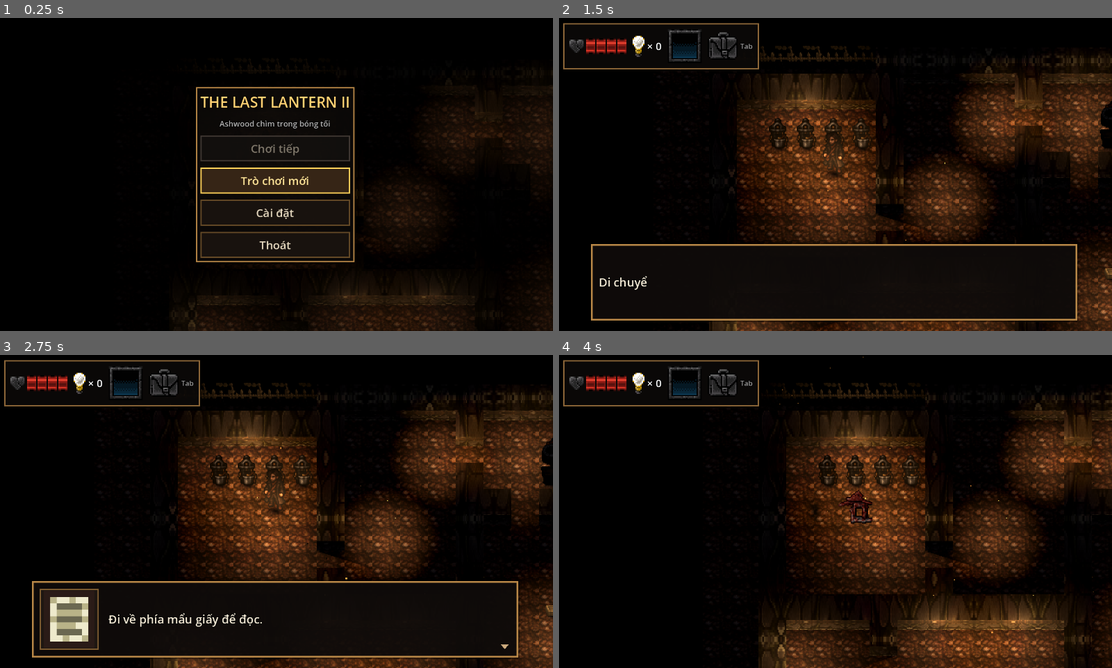
Above: before the commit, frames 1-4 (two rows, left to right).
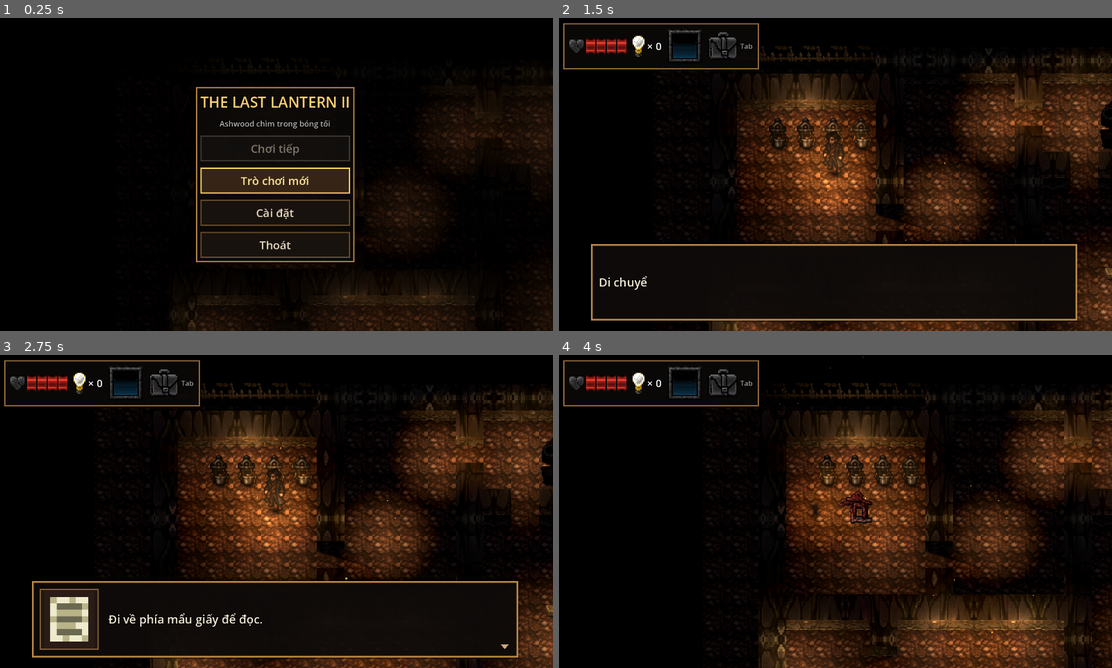
Above: after the commit, the same moments.

Repository: TienDungwork/The-Last-Lantern
Game: Godot game, scene res://src/game.tscn
The game is run twice, just before and just after one commit, with the same random seed, the same clock (stepped at 60 frames per second) and the same inputs.
Inputs (mouse positions are in pixels of both pictures, inside the frame that each line leads up to):
- Up to frame 1 (0.25 s): no input
- Up to frame 2 (1.5 s): tap Enter (interact) at 0.5 s; move the mouse to (957, 158) at 0.52 s; hold Right (move_right) 0.53-1.28 s; hold Enter (interact) 0.53-1.28 s; tap Space at 0.77 s; move the mouse to (724, 190) at 1.27 s; hold Down (move_down) from 1.28 s (still down); tap E at 1.35 s
- Up to frame 3 (2.75 s): tap Space at 1.52 s; move the mouse to (331, 442) at 2.02 s; release Down (move_down) at 2.03 s; hold Right (move_right) from 2.03 s (still down); tap F at 2.1 s
- Up to frame 4 (4 s): move the mouse to (807, 574) at 2.77 s; release Right (move_right) at 2.78 s; hold Up (move_up) 2.78-3.53 s; tap I at 2.85 s; tap Space at 3.02, 3.77 s; move the mouse to (1001, 558) at 3.52 s; hold Left (move_left) from 3.53 s (still down); hold Enter (interact) from 3.53 s (still down)

The runs differ from the first frame. In frame 2, 1.5% of the frame differs, in the area x 42-57%, y 34-62%; in frame 3, 1.5%; in frame 4, 1.7%, in the area x 41-54%, y 34-62%.

Commit message:
Canh: sang hon - giam suong, tang ambient, den phu theo nhan vat
Co-authored-by: Cursor <cursoragent@cursor.com>

Diff:
--- a/src/game.gd
+++ b/src/game.gd
@@ -47,6 +47,14 @@
 	lighting.setup_environment()
 	actor = ActorView.new()
 	world.add_child(actor)
+	if LevelBuilder.art == "B":   # đèn phụ chỉ để nhìn rõ nhân vật; không ảnh hưởng luật sáng/tối của core
+		var fill := OmniLight3D.new()
+		fill.position.y = 1.0
+		fill.omni_range = 2.0
+		fill.light_energy = 0.9
+		fill.light_color = LightingView.WARM
+		fill.light_volumetric_fog_energy = 0.0
+		actor.add_child(fill)
 	rig = CameraRig.new()
 	rig.target = actor
 	world.add_child(rig)
--- a/src/view/lighting.gd
+++ b/src/view/lighting.gd
@@ -70,10 +70,11 @@
 	env.ambient_light_energy = 0.25
 	if LevelBuilder.art == "B":   # tối vẫn thấy lờ mờ nền; không glow (phủ mờ cả cảnh)
 		env.ambient_light_color = Color(0.3, 0.3, 0.36)
-		env.ambient_light_energy = 0.45
+		env.ambient_light_energy = 0.7
 		# Sương thể tích chỉ sáng nhờ đèn (không nhận ambient): quầng ấm quanh lửa, luồng sáng từ đèn chiếu.
+		# Sương cũng hút sáng dọc đường nhìn: dày quá thì cả cảnh tối theo.
 		env.volumetric_fog_enabled = true
-		env.volumetric_fog_density = 0.035
+		env.volumetric_fog_density = 0.012
 		env.volumetric_fog_albedo = Color(0.75, 0.68, 0.6)
 		env.volumetric_fog_anisotropy = 0.5
 		env.volumetric_fog_ambient_inject = 0.0
